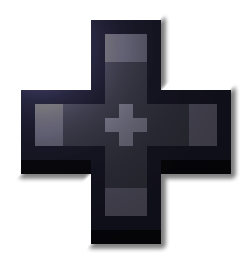
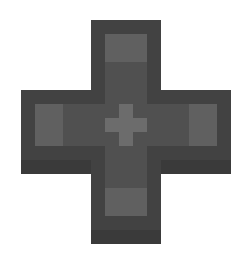
Layers edited between the first and the second 251 x 265 image:
hid "Layer 2" over [16, 14, 240, 253]
